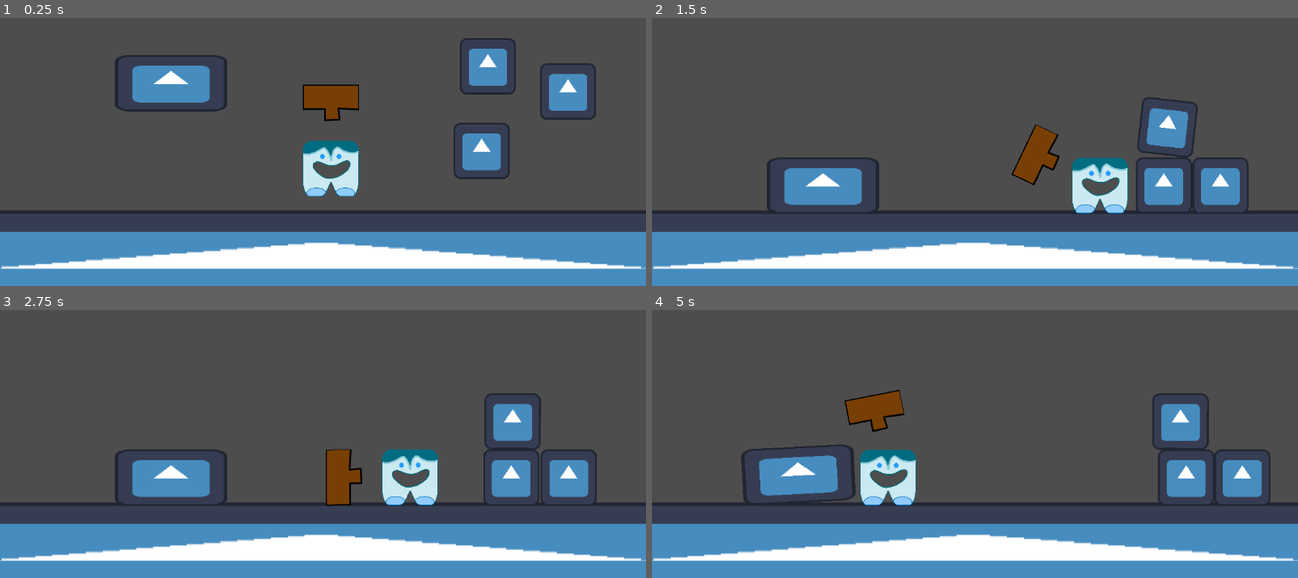
Above: before the commit, frames 1-4 (two rows, left to right).
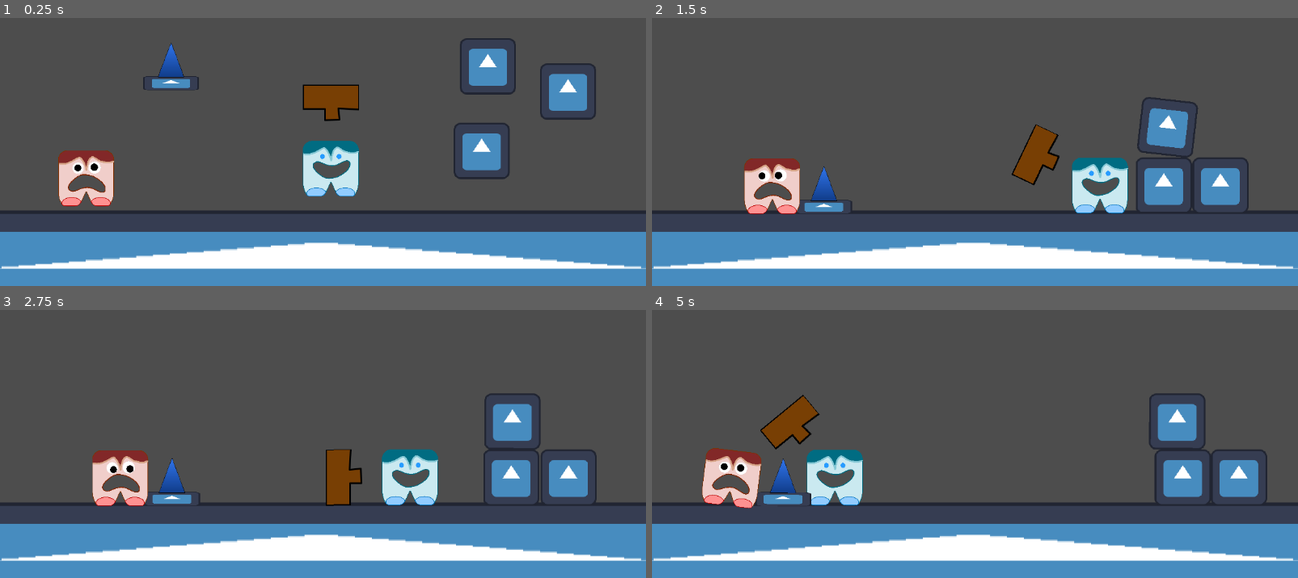
Above: after the commit, the same moments.

Repository: jkkivenko/james-gam-249
Game: Godot game, scene res://Scenes/jamess.tscn
Same seed, same stepped clock (60 frames per second), same inputs: the game is played once before the commit and once after it. This scene is started directly instead of the project's main scene. The engine's default icon, where the game draws it, is replaced by a stand-in: a white triangle on a blue panel in a dark square.
Inputs (mouse positions are in pixels of both pictures, inside the frame that each line leads up to):
- Up to frame 1 (0.25 s): no input
- Up to frame 2 (1.5 s): move the mouse to (1136, 186) at 0.52 s; hold D (Move Right) 0.53-1.28 s; right-click (1136, 186) at 0.6 s; click (1136, 186) at 0.67 s; move the mouse to (1155, 186) at 1.27 s; hold A (Move Left) from 1.28 s (still down); tap Right (Swing Clockwise) at 1.35 s; click (1155, 186) at 1.42 s
- Up to frame 3 (2.75 s): move the mouse to (510, 478) at 2.02 s; release A (Move Left) at 2.03 s; hold D (Move Right) from 2.03 s (still down); hold Left (Swing Counterclockwise) from 2.03 s (still down); click (510, 478) at 2.17 s
- Up to frame 4 (5 s): move the mouse to (1162, 478) at 2.77 s; release Left (Swing Counterclockwise) at 2.78 s; right-click (1162, 478) at 2.85 s; click (1162, 478) at 2.92 s; move the mouse to (1188, 478) at 3.52 s; release D (Move Right) at 3.53 s; hold Right (Swing Clockwise) 3.53-4.28 s; hold A (Move Left) from 3.53 s (still down); click (1188, 478) at 3.67 s; move the mouse to (1188, 478) at 4.27 s; tap Left (Swing Counterclockwise) at 4.35 s; click (1188, 478) at 4.42 s

The runs differ from the first frame. In frame 1, 3.6% of the frame differs, in the area x 9-36%, y 9-71%; in frame 2, 3.2%; in frame 3, 3.3%; in frame 4, 9.1%, in the area x 7-96%, y 29-75%.

Commit message:
Add shpike

Diff:
--- a/Scenes/jamess.tscn
+++ b/Scenes/jamess.tscn
@@ -1,13 +1,22 @@
-[gd_scene load_steps=7 format=3 uid="uid://ekx6m0e8ufcf"]
+[gd_scene load_steps=12 format=3 uid="uid://ekx6m0e8ufcf"]
 
 [ext_resource type="Texture2D" uid="uid://vsh53w0kddj4" path="res://icon.svg" id="1_llrt7"]
 [ext_resource type="PackedScene" uid="uid://dl8yi5v1vwkq3" path="res://Scenes/player.tscn" id="2_f8181"]
 [ext_resource type="PackedScene" uid="uid://bwmfqse5rocjw" path="res://Scenes/physics_entity.tscn" id="4_fe7jn"]
 [ext_resource type="PackedScene" uid="uid://dafcgwkvmg08y" path="res://Scenes/block.tscn" id="5_lpgml"]
-[ext_resource type="PackedScene" uid="uid://bsfv5pgwdkgqx" path="res://Scenes/long_block.tscn" id="5_nanmf"]
+[ext_resource type="PackedScene" uid="uid://bgt2k213q2327" path="res://Scenes/spike.tscn" id="5_nanmf"]
+[ext_resource type="Script" uid="uid://cu5yompuo8gcb" path="res://Scripts/enemy.gd" id="6_lukku"]
+[ext_resource type="Texture2D" uid="uid://di8a0j646lffh" path="res://art/enemy_1.png" id="7_pds1a"]
+[ext_resource type="PackedScene" uid="uid://bxdeq1ivh4mi3" path="res://Scenes/gügly_eyes.tscn" id="8_00r1a"]
 
 [sub_resource type="RectangleShape2D" id="RectangleShape2D_e2o6t"]
 size = Vector2(4010, 191)
+
+[sub_resource type="PhysicsMaterial" id="PhysicsMaterial_eucmr"]
+
+[sub_resource type="CapsuleShape2D" id="CapsuleShape2D_tg74h"]
+radius = 49.0
+height = 98.0
 
 [node name="Game" type="Node2D"]
 
@@ -43,3 +52,28 @@
 [node name="PhysicsEntity" parent="." instance=ExtResource("4_fe7jn")]
 position = Vector2(306, 297)
 component_scene = ExtResource("5_nanmf")
+
+[node name="Enemy" type="RigidBody2D" parent="."]
+position = Vector2(134, 467)
+collision_layer = 4
+collision_mask = 7
+physics_material_override = SubResource("PhysicsMaterial_eucmr")
+lock_rotation = true
+script = ExtResource("6_lukku")
+movement_force_magnitude = 1500.0
+component_scene = ExtResource("5_lpgml")
+
+[node name="CollisionShape2D" type="CollisionShape2D" parent="Enemy"]
+shape = SubResource("CapsuleShape2D_tg74h")
+
+[node name="Sprite2D" type="Sprite2D" parent="Enemy"]
+scale = Vector2(0.237, 0.237)
+texture = ExtResource("7_pds1a")
+
+[node name="GüglyEyes" parent="Enemy/Sprite2D" instance=ExtResource("8_00r1a")]
+position = Vector2(63.38, -81.18)
+scale = Vector2(0.917, 0.917)
+
+[node name="GüglyEyes2" parent="Enemy/Sprite2D" instance=ExtResource("8_00r1a")]
+position = Vector2(-60.59, -76.705)
+scale = Vector2(0.857, 0.857)
--- /dev/null
+++ b/Scenes/spike.tscn
@@ -0,0 +1,27 @@
+[gd_scene load_steps=6 format=3 uid="uid://bgt2k213q2327"]
+
+[ext_resource type="Script" uid="uid://t3j8047r2pwx" path="res://Scripts/hammer_component.gd" id="1_2mnih"]
+[ext_resource type="Texture2D" uid="uid://vsh53w0kddj4" path="res://icon.svg" id="2_fhxds"]
+[ext_resource type="PackedScene" uid="uid://b0x3aihndppp2" path="res://Scenes/attachment_point.tscn" id="3_khj5f"]
+[ext_resource type="Texture2D" uid="uid://dlq0tases6osy" path="res://art/trigle.png" id="4_fhxds"]
+
+[sub_resource type="ConvexPolygonShape2D" id="ConvexPolygonShape2D_fhxds"]
+points = PackedVector2Array(0, -73, 50, -12, 50, 12, -50, 12, -50, -12)
+
+[node name="Spike" type="CollisionShape2D"]
+shape = SubResource("ConvexPolygonShape2D_fhxds")
+script = ExtResource("1_2mnih")
+is_spiky = true
+
+[node name="Sprite2D" type="Sprite2D" parent="."]
+scale = Vector2(0.784, 0.1953)
+texture = ExtResource("2_fhxds")
+
+[node name="Bottom" parent="." instance=ExtResource("3_khj5f")]
+position = Vector2(0, 12)
+rotation = -3.14159
+
+[node name="Sprite2D2" type="Sprite2D" parent="."]
+position = Vector2(0, -42)
+scale = Vector2(0.4775, 0.742)
+texture = ExtResource("4_fhxds")
--- a/Scripts/hammer_component.gd
+++ b/Scripts/hammer_component.gd
@@ -1,6 +1,7 @@
 class_name HammerComponent extends CollisionShape2D
 
 @export var mass : float = 0.1
+@export var is_spiky : bool = false
 
 func get_attachment_points() -> Array[AttachmentPoint]:
 	var attachment_points : Array[AttachmentPoint] = []
--- a/Scripts/weapon_pivot.gd
+++ b/Scripts/weapon_pivot.gd
@@ -165,5 +165,5 @@
 
 	var impulse_delivered = abs(angular_velocity * radial_distance * mass)
 
-	if impulse_delivered > hit.required_impulse_to_kill:
+	if impulse_delivered > hit.required_impulse_to_kill or block_that_performed_hit.is_spiky:
 		hit.kill()
